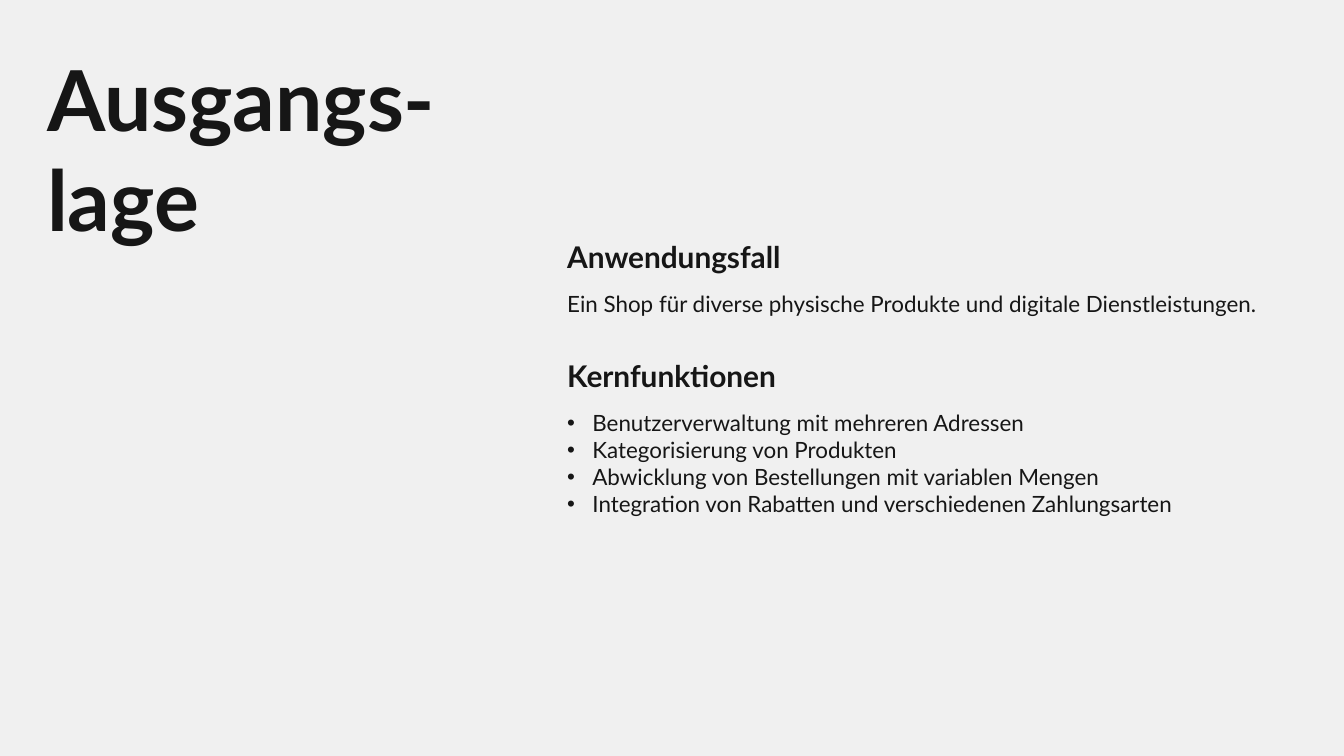
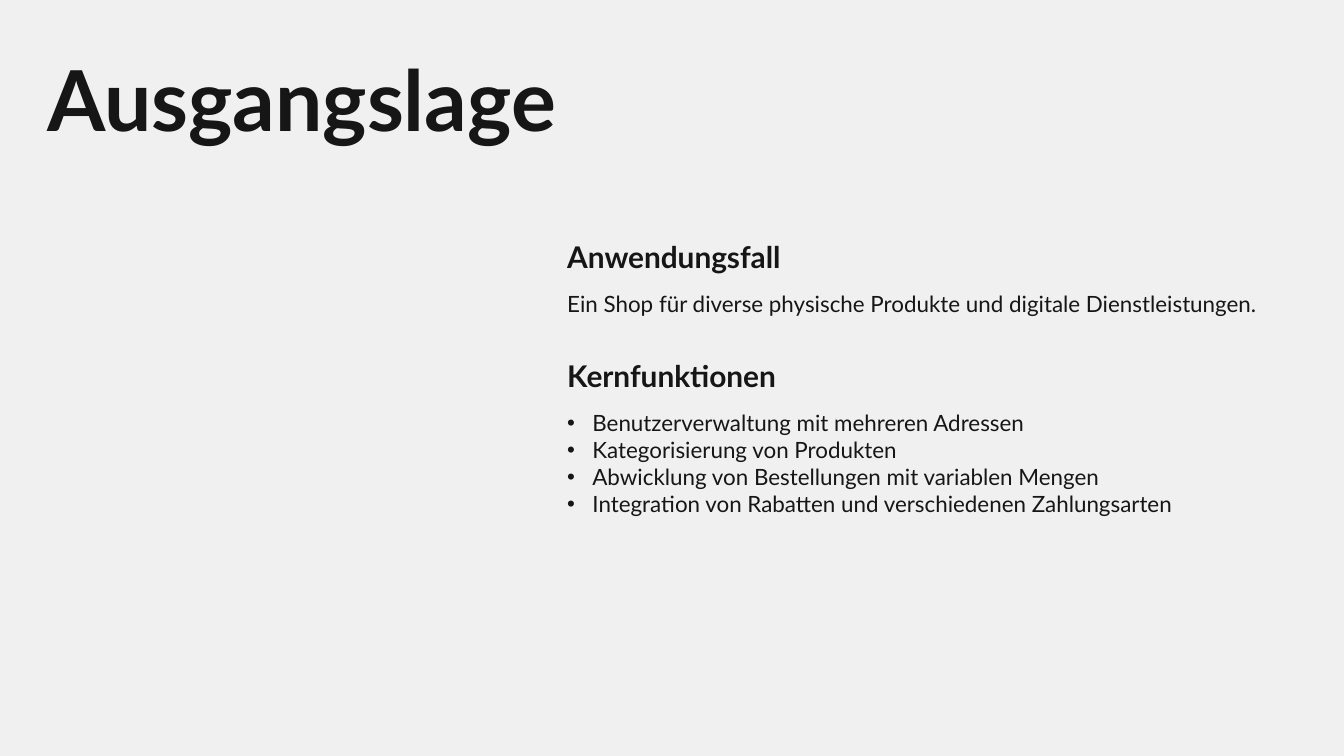
Before and after one commit to HardBoss07/wiss-docs, a slide deck: slide 2 of docs/M162/SideQuest 8B/162-8B-MatteoBosshard.pptx. Drawn at 1344x756 pixels with LibreOffice and Linux fonts; fonts in the diff are those of the drawing. Boxes give left, top, right and bottom in pixels: in the first picture for what was removed or moved away, otherwise in the second. Text is boxed around its words. In the diff, an @@ line names an element or a change of style, - is before the commit and + after.

```diff
--- a/docs/M162/SideQuest 8B/162-8B-MatteoBosshard.pptx
+++ b/docs/M162/SideQuest 8B/162-8B-MatteoBosshard.pptx
@@ title at box(47, 68, 556, 146): text changed @@
-Ausgangs-lage
+Ausgangslage
```
Also in this commit, not shown: 2 other slides changed, 10 other files.
